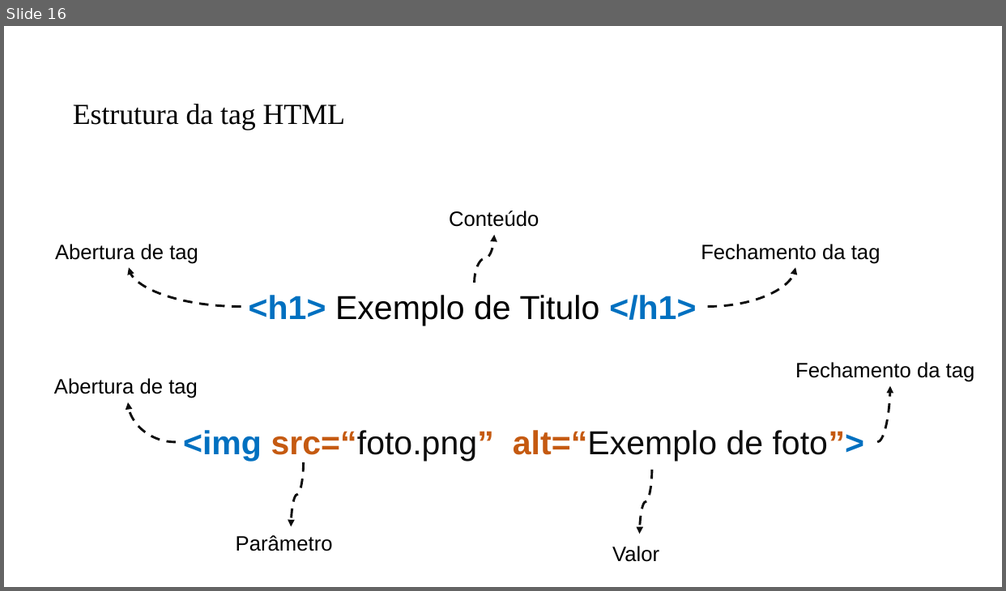
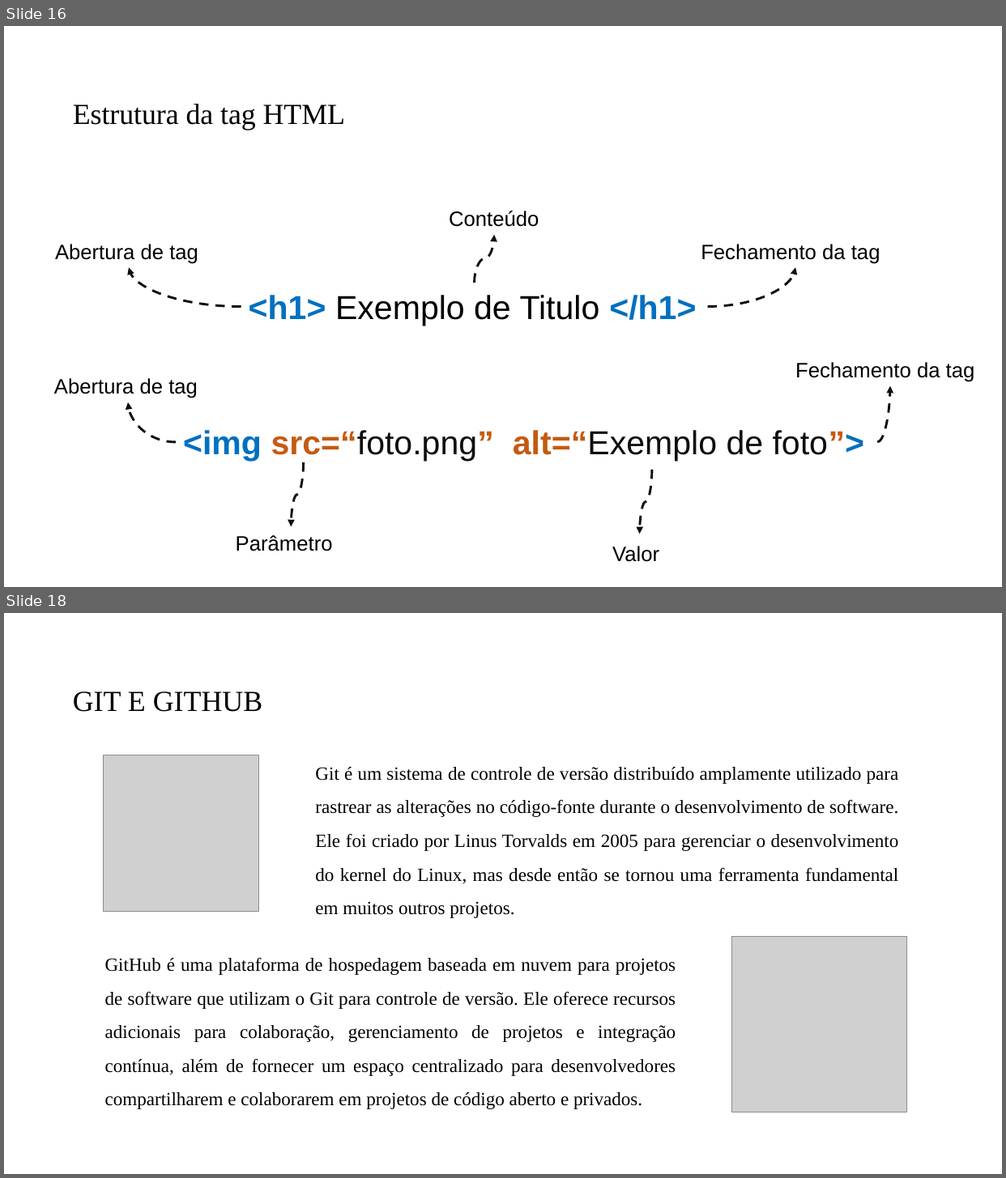
Before and after one commit to PedroMiho/UMC, a slide deck: Lógica e Programação/Módulo 01 - HTML e CSS/Aula 01 - Aula Inaugural/Aula Inaugural.pptx. Shown one above the other, each under a label of ours: slide 16 before the commit, slides 16 and 18 after it; the slides between them are not shown. The pictures are 1006x591 and 1006x1178 pixels, drawn with LibreOffice and Linux fonts; fonts in the diff are those of the drawing; grey boxes stand for pictures; background and template pictures are left out. Boxes give left, top, right and bottom in pixels: in the first picture for what was removed or moved away, otherwise in the second. Text is boxed around its words. In the diff, an @@ line names an element or a change of style, - is before the commit and + after.

```diff
--- a/Lógica e Programação/Módulo 01 - HTML e CSS/Aula 01 - Aula Inaugural/Aula Inaugural.pptx
+++ b/Lógica e Programação/Módulo 01 - HTML e CSS/Aula 01 - Aula Inaugural/Aula Inaugural.pptx
@@ slide 18 added at (4, 613, 1002, 1174), background #FFFFFF @@
@@ title added at (73, 692, 263, 712), 28 pt, text #000000 @@
+GIT E GITHUB
@@ picture added at (103, 756, 258, 911) @@
@@ text added at (315, 767, 899, 918), 18 pt, text #000000 @@
+Git é um sistema de controle de versão distribuído amplamente utilizado para rastrear as alterações no código-fonte durante o desenvolvimento de software. Ele foi criado por Linus Torvalds em 2005 para gerenciar o desenvolvimento do kernel do Linux, mas desde então se tornou uma ferramenta fundamental em muitos outros projetos.
@@ picture added at (731, 937, 907, 1112) @@
@@ text added at (105, 957, 675, 1110), 18 pt, text #000000 @@
+GitHub é uma plataforma de hospedagem baseada em nuvem para projetos de software que utilizam o Git para controle de versão. Ele oferece recursos adicionais para colaboração, gerenciamento de projetos e integração contínua, além de fornecer um espaço centralizado para desenvolvedores compartilharem e colaborarem em projetos de código aberto e privados.
```
Also in this commit, not shown: 2 slides changed, 23 other slides added, 1 slide removed.
